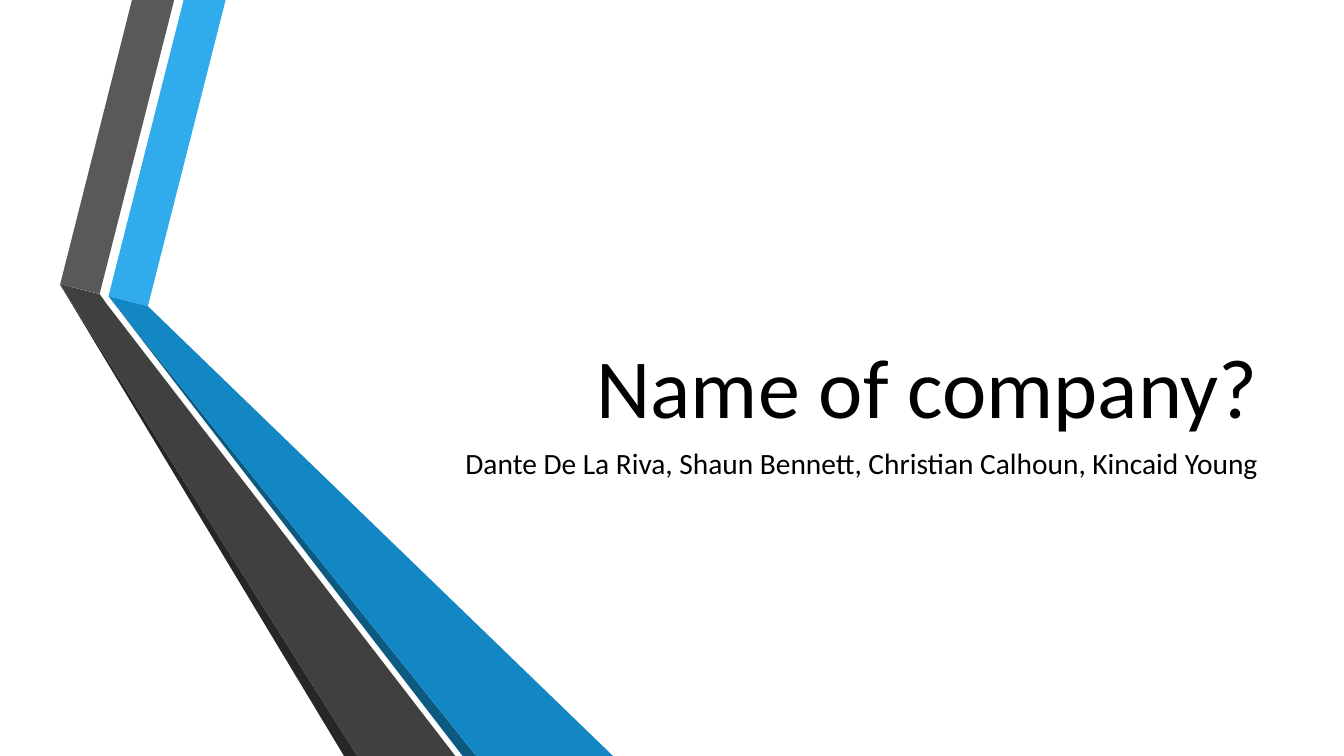
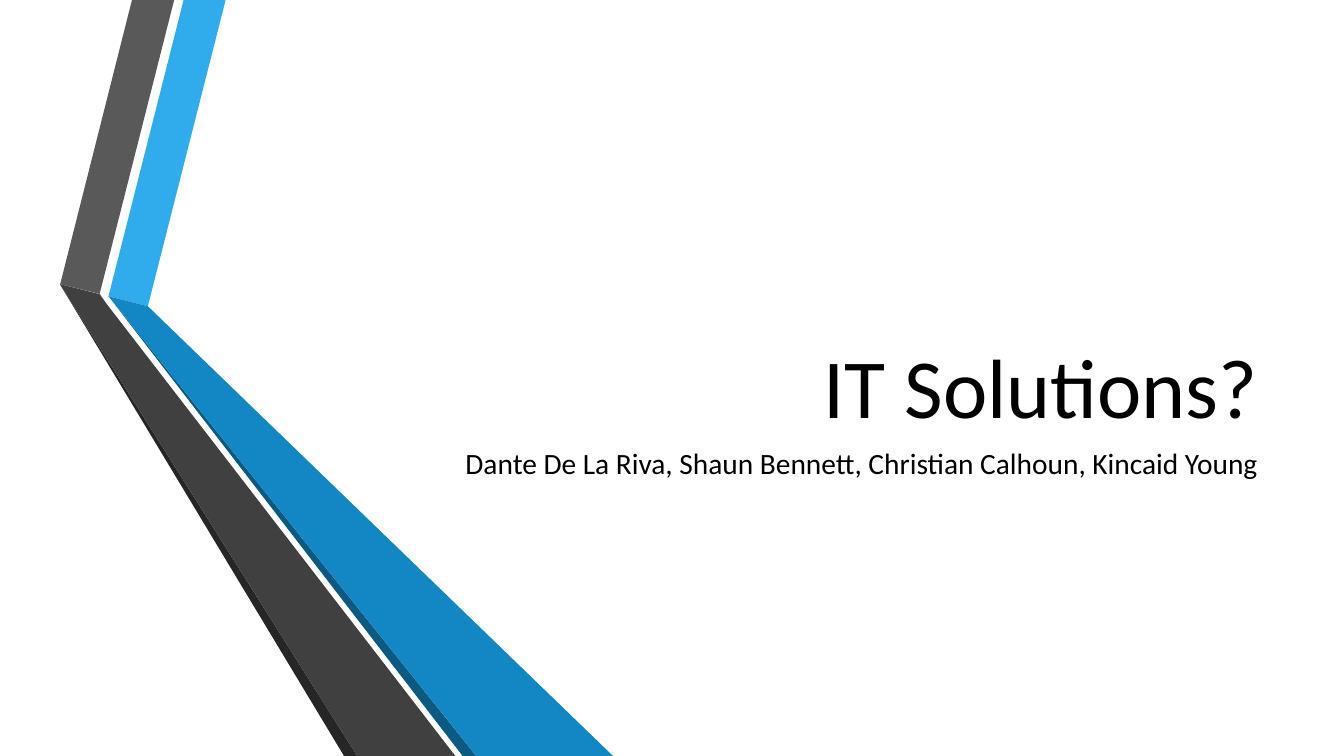
Before and after one commit to CalhounC357/4800_Tax_Boss, a slide deck: slide 1 of De La Riva, Bennett, Calhoun, Young; Tax_Boss.pptx. Drawn at 1344x756 pixels with LibreOffice and Linux fonts; fonts in the diff are those of the drawing; background and template pictures are left out. Boxes give left, top, right and bottom in pixels: in the first picture for what was removed or moved away, otherwise in the second. Text is boxed around its words. In the diff, an @@ line names an element or a change of style, - is before the commit and + after.

```diff
--- a/De La Riva, Bennett, Calhoun, Young; Tax_Boss.pptx
+++ b/De La Riva, Bennett, Calhoun, Young; Tax_Boss.pptx
@@ title at (x1=824, y1=359, x2=1258, y2=419): text changed @@
-Name of company?
+IT Solutions?
```
Also in this commit, not shown: 4 other slides changed, 2 slides added, 1 slide removed.
